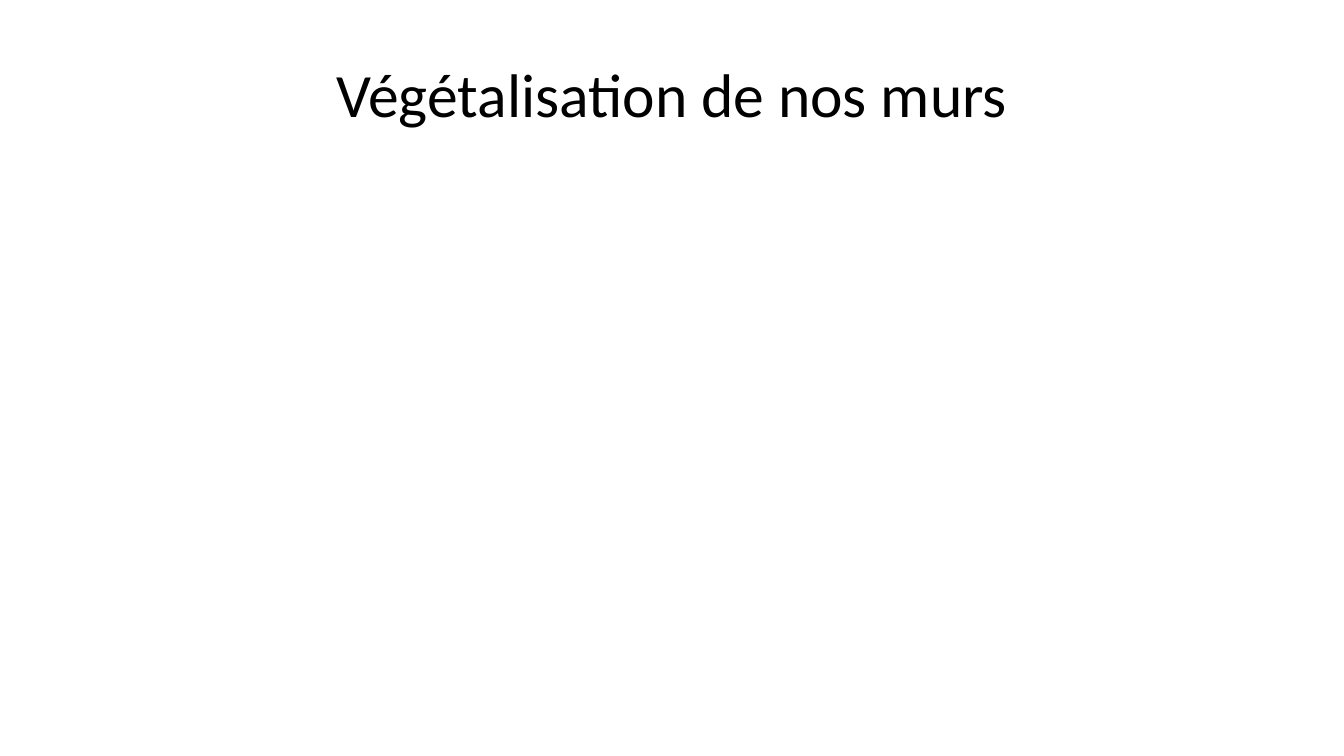
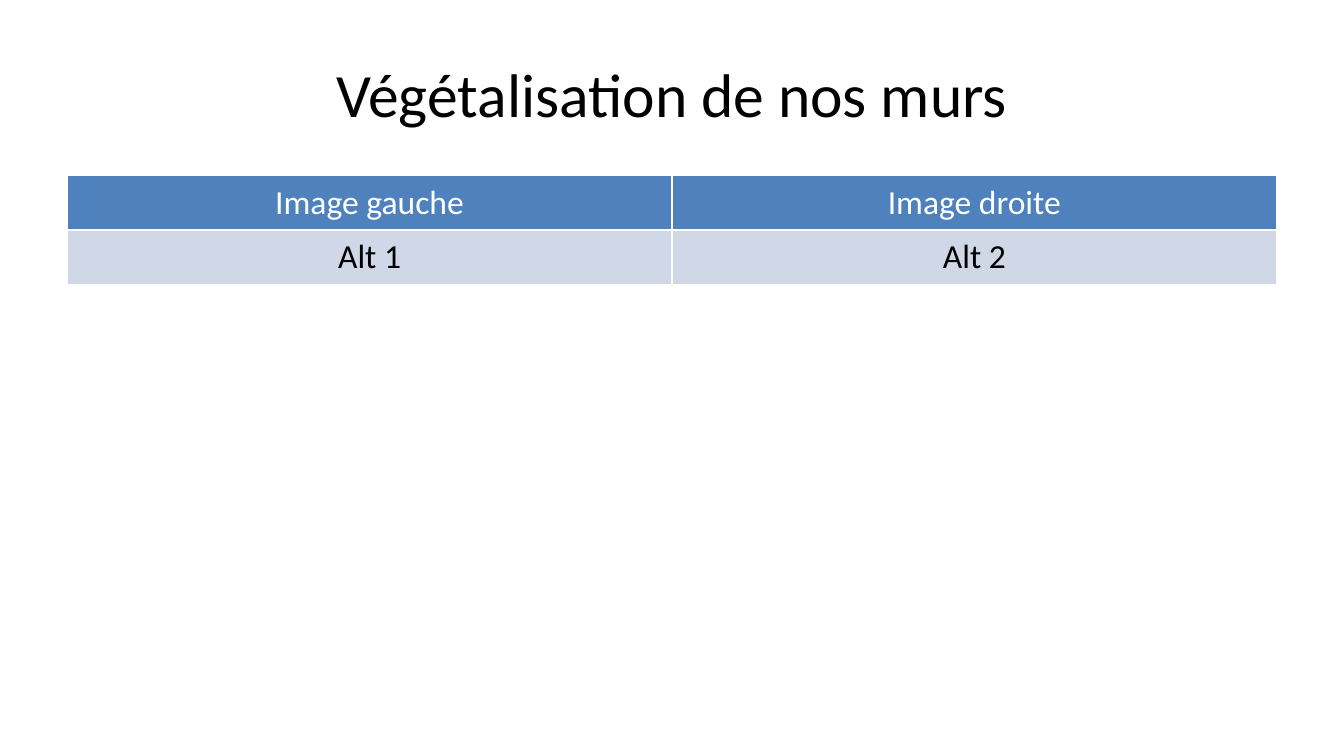
Before and after one commit to Bertrand82/vegetalisation_m2q, a slide deck: slide 1 of presentation.pptx. Drawn at 1344x756 pixels with LibreOffice and Linux fonts; fonts in the diff are those of the drawing. Boxes give left, top, right and bottom in pixels: in the first picture for what was removed or moved away, otherwise in the second. Text is boxed around its words. In the diff, an @@ line names an element or a change of style, - is before the commit and + after.

```diff
--- a/presentation.pptx
+++ b/presentation.pptx
@@ table added at <box>67,176,1277,675</box>, 2 rows, 2 columns @@
+Image gauche | Image droite
+Alt 1 | Alt 2
```
Also in this commit, not shown: 4 other files.
